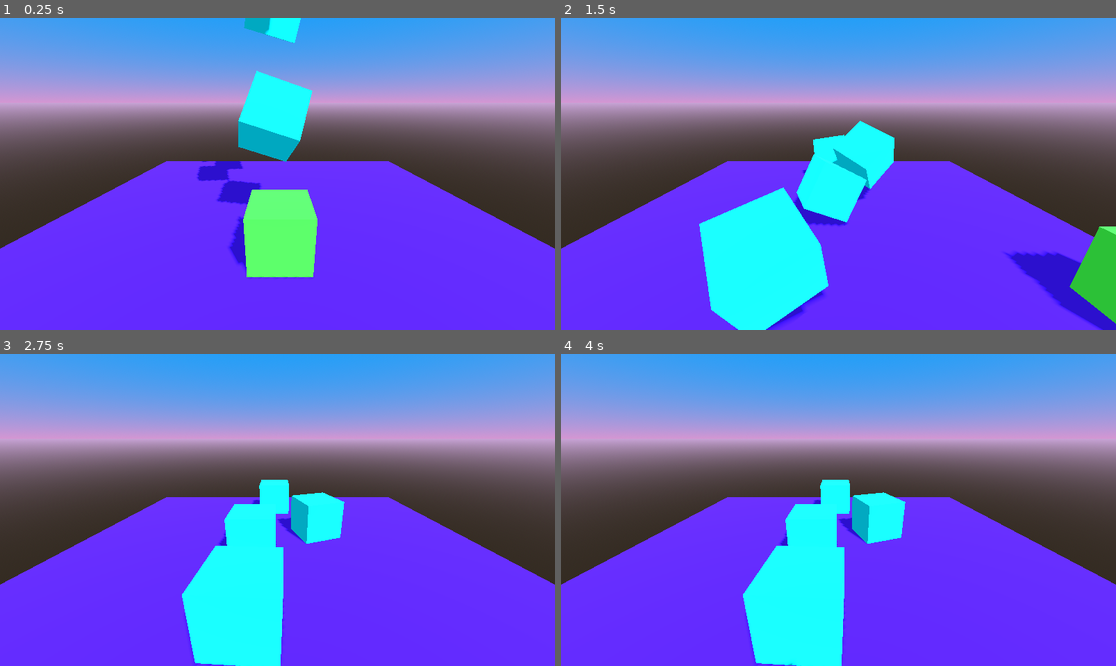
Above: before the commit, frames 1-4 (two rows, left to right).
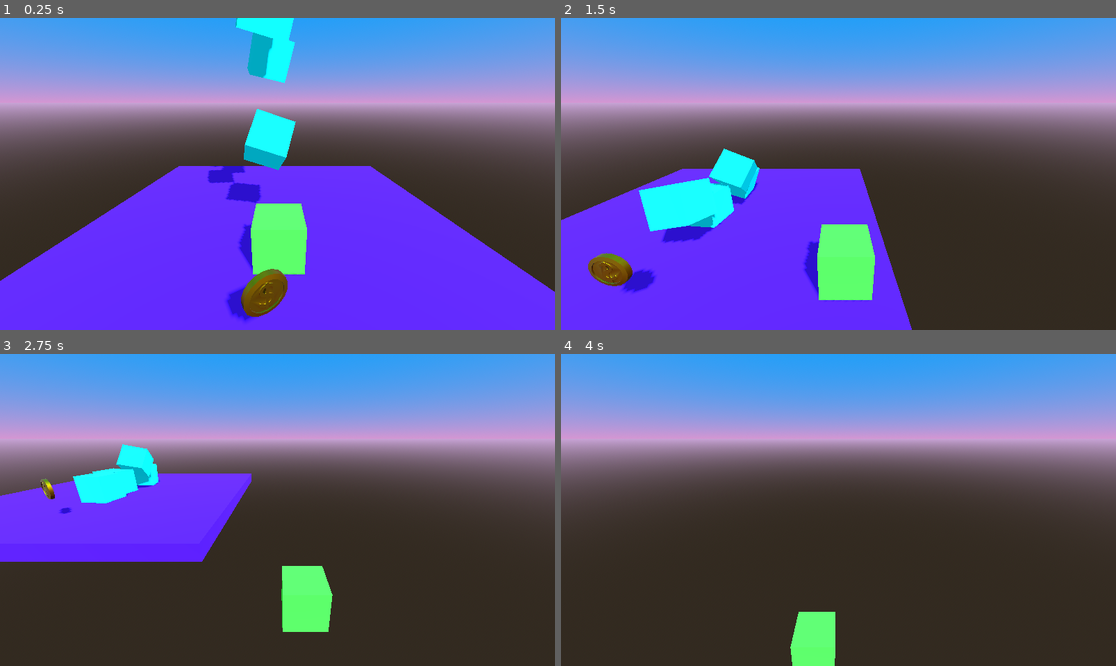
Above: after the commit, the same moments.

Repository: V102002/Godot-3D-Platformer
Game: Godot game, scene res://level_1.tscn
The game is run twice, just before and just after one commit, with the same random seed, the same clock (stepped at 60 frames per second) and the same inputs.
Inputs:
- Up to frame 1 (0.25 s): no input
- Up to frame 2 (1.5 s): tap Enter (ui_accept) at 0.5, 0.77 s; hold Right (ui_right) 0.53-1.28 s; hold Down (ui_down) from 1.28 s (still down)
- Up to frame 3 (2.75 s): tap Enter (ui_accept) at 1.52 s; release Down (ui_down) at 2.03 s; hold Right (ui_right) from 2.03 s (still down)
- Up to frame 4 (4 s): release Right (ui_right) at 2.78 s; hold Up (ui_up) 2.78-3.53 s; tap Enter (ui_accept) at 3.02, 3.77 s; hold Left (ui_left) from 3.53 s (still down)

The runs differ from the first frame. In frame 1, 12% of the frame differs, in the area x 0-100%, y 0-98%; in frame 2, 38%; in frame 3, 49%, in the area x 0-100%, y 28-100%; in frame 4, 46%.

Commit message:
Camera Smoothening

Diff:
--- a/3dplatformer/bob.gd
+++ b/3dplatformer/bob.gd
@@ -6,6 +6,7 @@
 
 
 func _physics_process(delta: float) -> void:
+
 	# Add the gravity.
 	if not is_on_floor():
 		velocity += get_gravity() * delta
@@ -26,3 +27,5 @@
 		velocity.z = move_toward(velocity.z, 0, SPEED)
 
 	move_and_slide()
+	#Make Camera Controller Match the position of Bob
+	$Camera_Controller.position=lerp($Camera_Controller.position,position,0.12)
--- a/3dplatformer/level_1.tscn
+++ b/3dplatformer/level_1.tscn
@@ -49,7 +49,7 @@
 transform = Transform3D(0.95168, 0.247001, 0.182471, -0.0211115, 0.645408, -0.763546, -0.306364, 0.722799, 0.619437, -0.0883555, 6.84436, -0.798663)
 
 [node name="Bob" parent="." instance=ExtResource("2_kf7nb")]
-transform = Transform3D(1, 0, 0, 0, 1, 0, 0, 0, 1, 0.0391428, 0.735877, 0.929758)
+transform = Transform3D(1, 0, 0, 0, 1, 0, 0, 0, 1, 0.175346, 0.735877, 1.64806)
 
 [node name="Coin1" parent="." instance=ExtResource("3_ah1y4")]
 transform = Transform3D(1.02743, 0, 0, 0, 1.02743, 0, 0, 0, 1.02743, 0, 1.13157, 3.30737)
